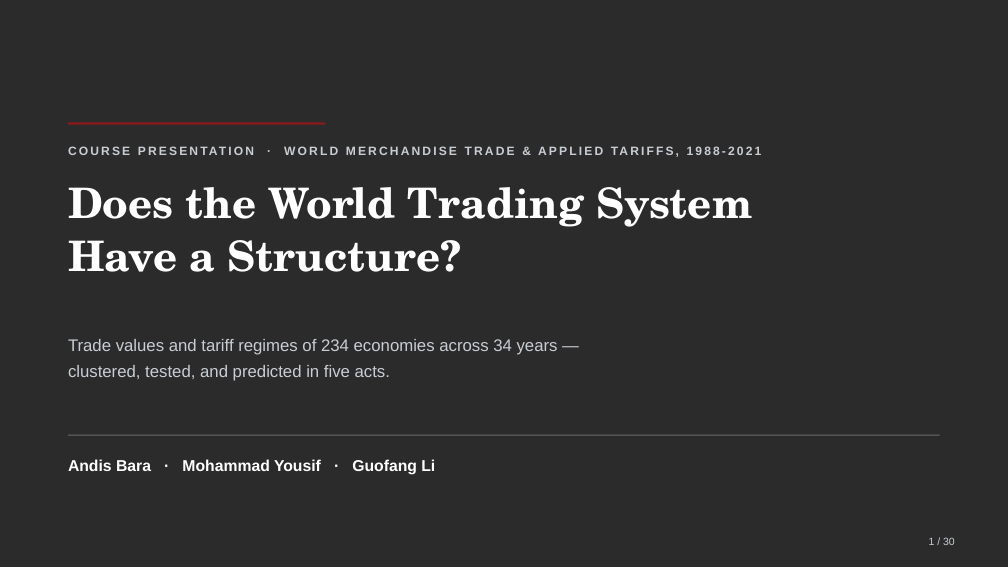
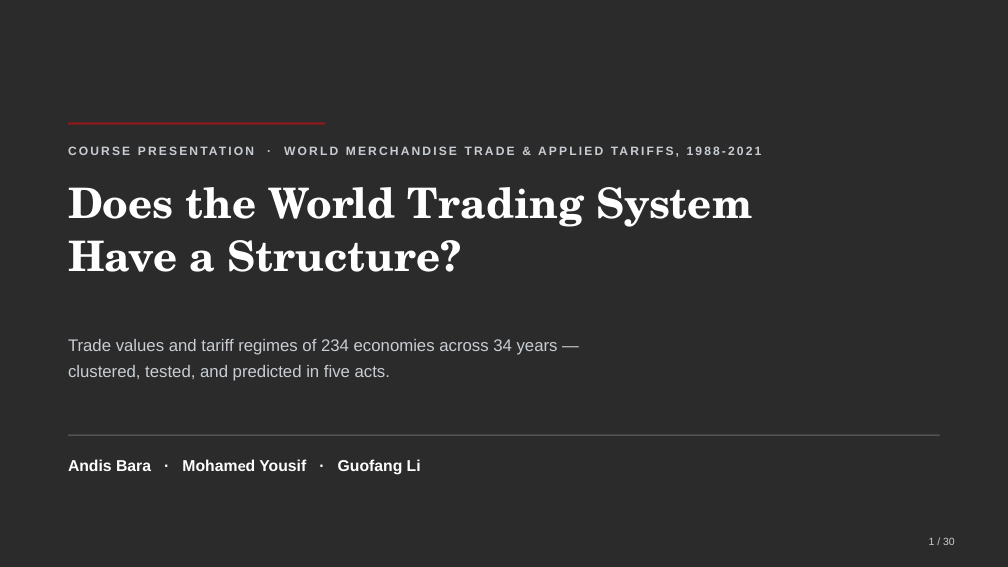
Before and after one commit to guofang-cyber/Sci_Visual_Project, a slide deck: slide 1 of slides/World_trade.pptx. Drawn at 1008x567 pixels with LibreOffice and Linux fonts; fonts in the diff are those of the drawing; background and template pictures are left out; a plain dark background stands for a picture behind light text. Boxes give left, top, right and bottom in pixels: in the first picture for what was removed or moved away, otherwise in the second. Text is boxed around its words. In the diff, an @@ line names an element or a change of style, - is before the commit and + after.

Commit message:
Fix presenter name spelling in the slides

```diff
--- a/slides/World_trade.pptx
+++ b/slides/World_trade.pptx
@@ text at [68, 459, 421, 475]: text changed @@
-Andis Bara · Mohammad Yousif · Guofang Li
+Andis Bara · Mohamed Yousif · Guofang Li
```
Also in this commit, not shown: 1 other slide changed, 1 other file.
